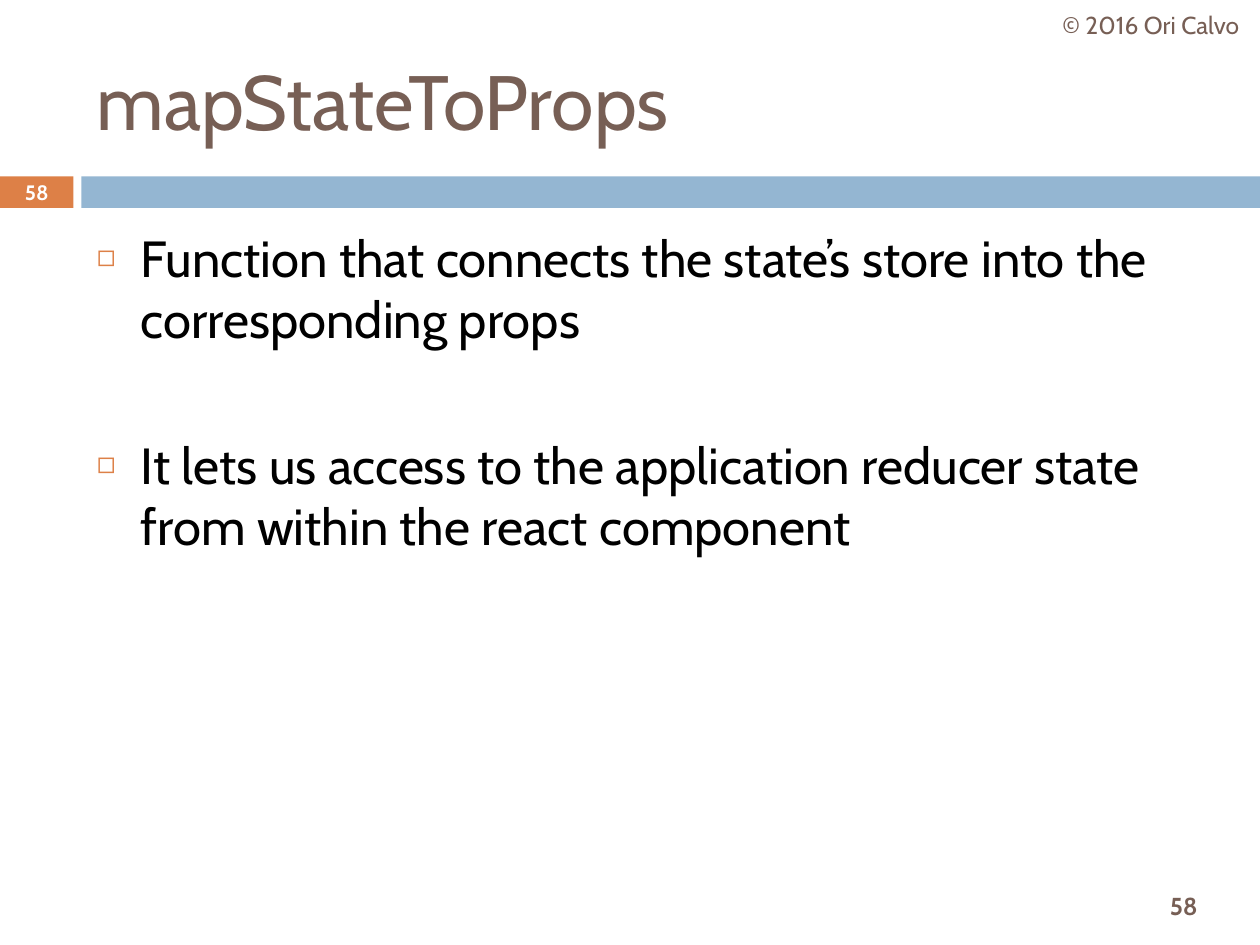
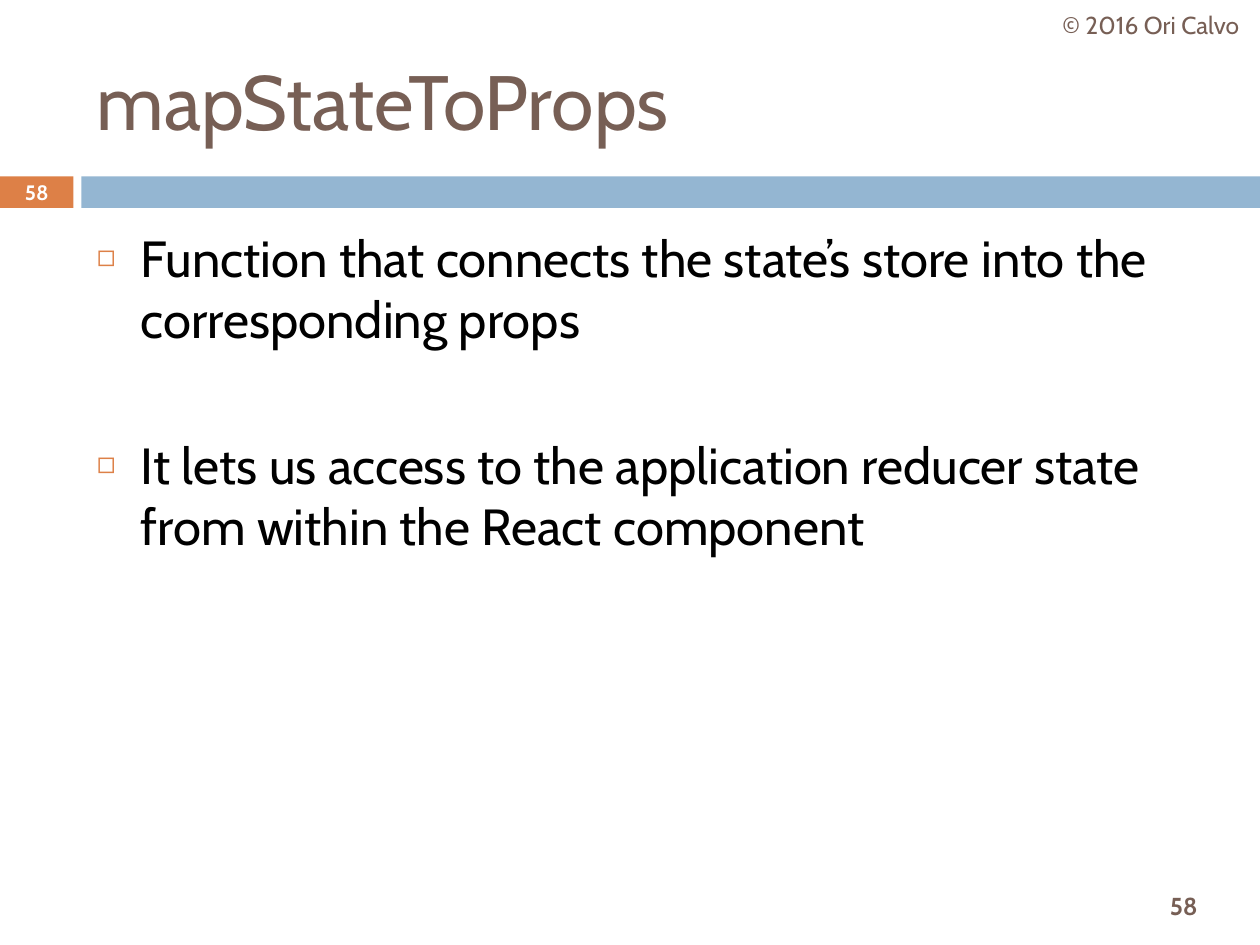
Before and after one commit to oricalvo/course-redux, a slide deck: slide 58 of Redux.pptx. Drawn at 1260x945 pixels with LibreOffice and Linux fonts; fonts in the diff are those of the drawing. Boxes give left, top, right and bottom in pixels: in the first picture for what was removed or moved away, otherwise in the second. Text is boxed around its words. In the diff, an @@ line names an element or a change of style, - is before the commit and + after.

```diff
--- a/Redux.pptx
+++ b/Redux.pptx
@@ text at [141,446,1140,557]: text changed @@
-◻ It lets us access to the application reducer state from within the react component
+◻ It lets us access to the application reducer state from within the React component
```
Also in this commit, not shown: 8 other slides changed, 16 slides added.
